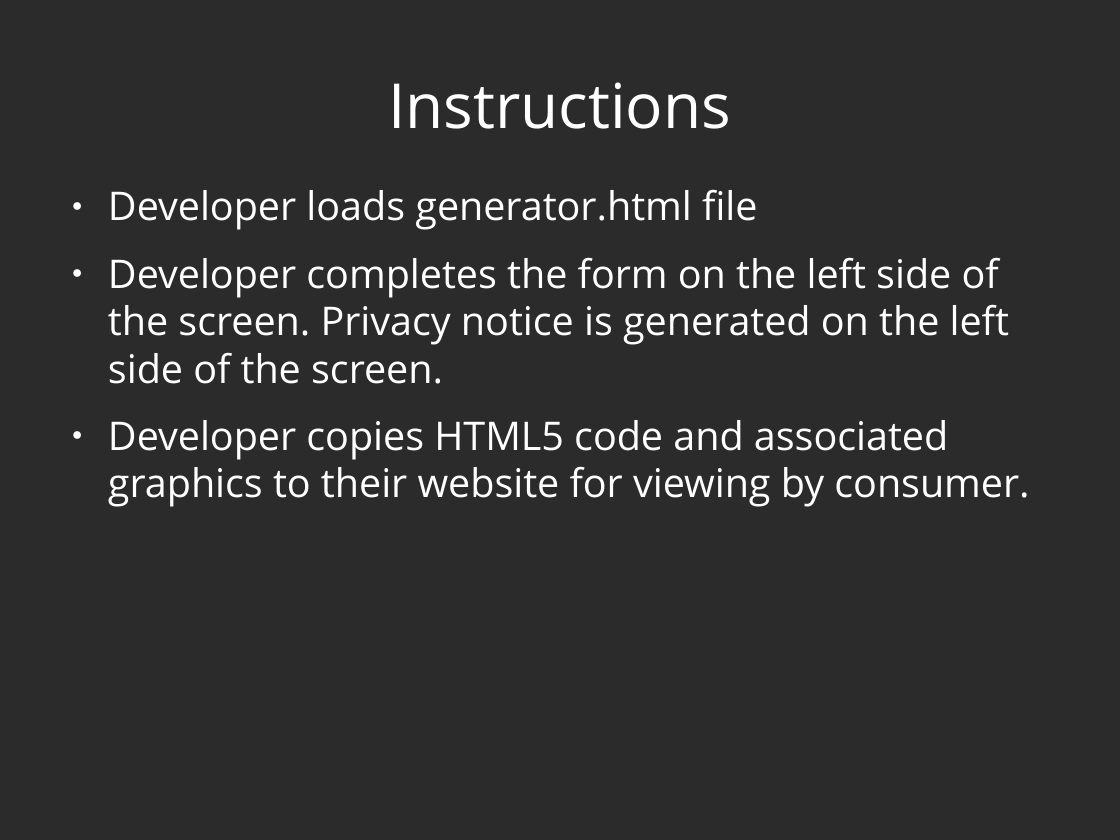
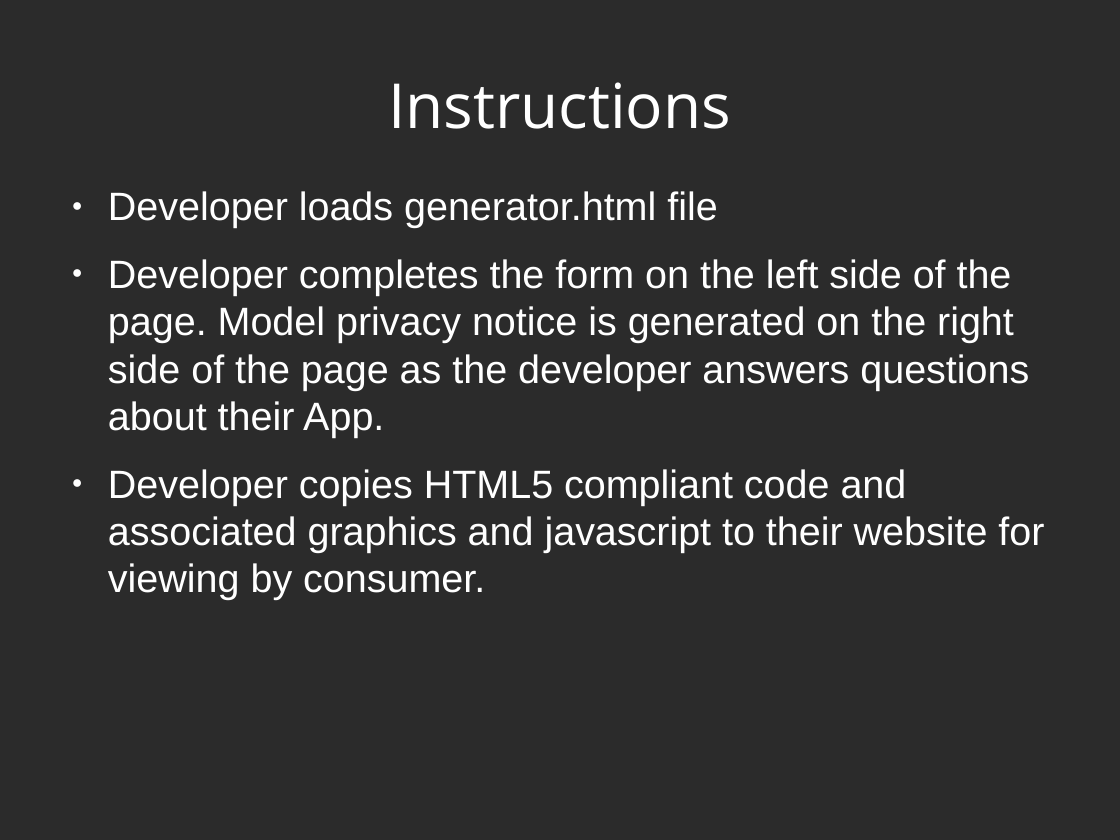
Before and after one commit to privacymaverick/mpn-generator, a slide deck: slide 2 of slidedeck.odp. Drawn at 1120x840 pixels with LibreOffice and Linux fonts; fonts in the diff are those of the drawing; background and template pictures are left out; a plain dark background stands for a picture behind light text. Boxes give left, top, right and bottom in pixels: in the first picture for what was removed or moved away, otherwise in the second. Text is boxed around its words. In the diff, an @@ line names an element or a change of style, - is before the commit and + after.

```diff
--- a/slidedeck.odp
+++ b/slidedeck.odp
@@ text at bbox=[108, 191, 717, 228]: font Open Sans to Arial in "Developer loads generator.html file" @@
@@ text at bbox=[108, 259, 1044, 600]: text changed; font Open Sans to Arial @@
-● Developer completes the form on the left side of the screen. Privacy notice is generated on the left side of the screen.
-● Developer copies HTML5 code and associated graphics to their website for viewing by consumer.
+● Developer completes the form on the left side of the page. Model privacy notice is generated on the right side of the page as the developer answers questions about their App.
+● Developer copies HTML5 compliant code and associated graphics and javascript to their website for viewing by consumer.
```
Also in this commit, not shown: 8 other slides changed, 3 other files.
